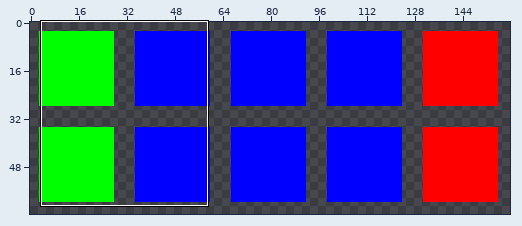
Two versions of one sprite sheet, instanced-soil.png. The first picture is a wide view before the edit; the outline marks the close-up.
Close-up. Old version:
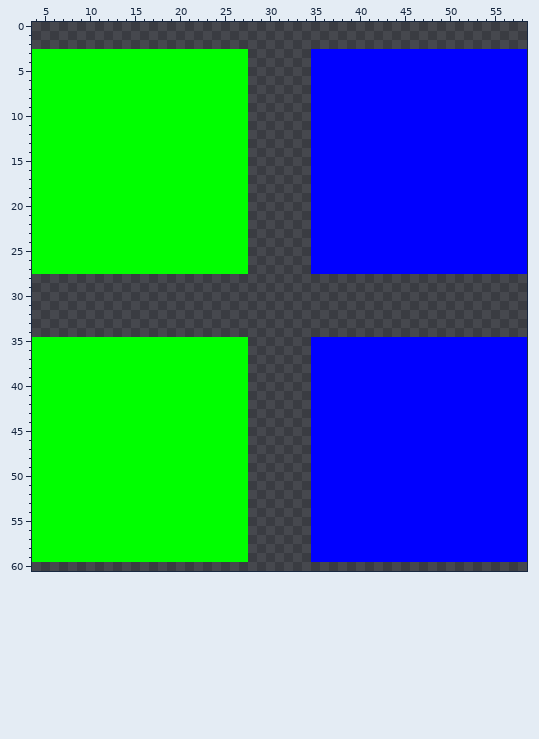
The file is 160x64 pixels. Shown: x 4..58, y 0..60. The commit also changed other parts of the picture, which this record leaves out.
The result:
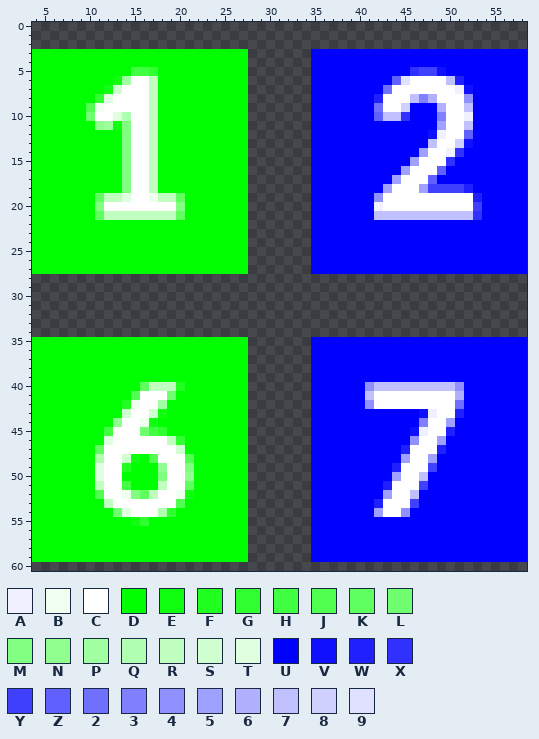
Palette (. is transparent): A #f0f0ff  B #f0fff0  C #ffffff  D #00ff00  E #10ff10  F #20ff20  G #30ff30  H #40ff40  J #50ff50  K #60ff60  L #70ff70  M #80ff80  N #90ff90  P #a0ffa0  Q #b0ffb0  R #c0ffc0  S #d0ffd0  T #e0ffe0  U #0000ff  V #1010ff  W #2020ff  X #3030ff  Y #4040ff  Z #6060ff  2 #7070ff  3 #8080ff  4 #9090ff  5 #a0a0ff  6 #b0b0ff  7 #c0c0ff  8 #d0d0ff  9 #e0e0ff
Diff:
Changed rows in their new state; - is an unchanged pixel.
first column x 10:
 5 -----HHG----------------------------XYYV----
 6 ---EPCCR--------------------------Z9CCCC7W--
 7 --ESCCCR-------------------------2CCCCCCCAV-
 8 -GTCCCCR------------------------WCCC736CCC4-
 9 JBCCCCCR------------------------2CC8---6CC7-
10 LCCTQCCR------------------------Z77X---3CCA-
11 -NPEMCCR-------------------------------5CC7-
12 ----MCCR------------------------------VACCZ-
13 ----MCCR------------------------------7CC8V-
14 ----MCCR-----------------------------5CCAX--
15 ----MCCR----------------------------5CCCX---
16 ----MCCR---------------------------5CCCZ----
17 ----MCCR--------------------------5CCCZ-----
18 ----MCCR-------------------------5CCC5YYYYW-
19 -KRRTCCBRRK---------------------4CCCCCCCCCCW
20 -MCCCCCCCCM---------------------ACCCCCCCCCCY
21 -KRRRRRRRRK---------------------77777777777X
first column x 11:
40 -----KRRRF--------------------47777777774
41 ----JCCCL---------------------7CCCCCCCCC6
42 ---FBCCP----------------------4CCCCCCCCC2
43 ---SCCSE----------------------------VACCW
44 --NCCBE-----------------------------3CC5-
45 -HCCCLHG---------------------------VACCW-
46 -TCCCCCCRG-------------------------4CC5--
47 KCCCCCCCCS------------------------WCCCW--
48 QCCSE-JCCCJ-----------------------5CC5---
49 TCCF---NCCM----------------------WCCCY---
50 TCC----MCCN----------------------5CC7----
51 RCCH---RCCK---------------------WCCCY----
52 JCCBMKRCCBE---------------------5CC7-----
53 -RCCCCCCCJ---------------------WCCCY-----
54 --LTCCCQG----------------------5CC4------
55 ----EG-----------------------------------
Boxes around the changes in both close-ups, in picture pixels (x1, y1, x2, y2):
changed: (86, 67, 185, 220)
changed: (374, 67, 482, 220)
changed: (95, 382, 194, 526)
changed: (365, 382, 464, 517)
